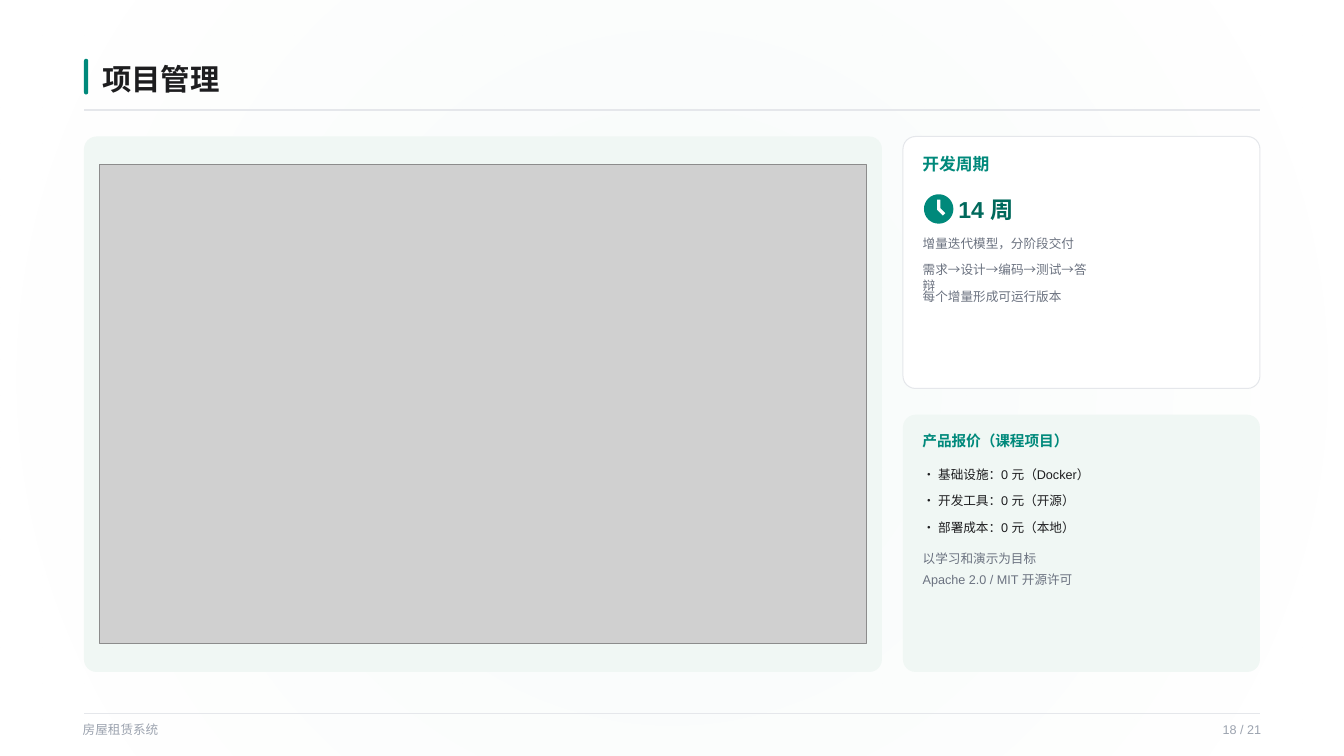
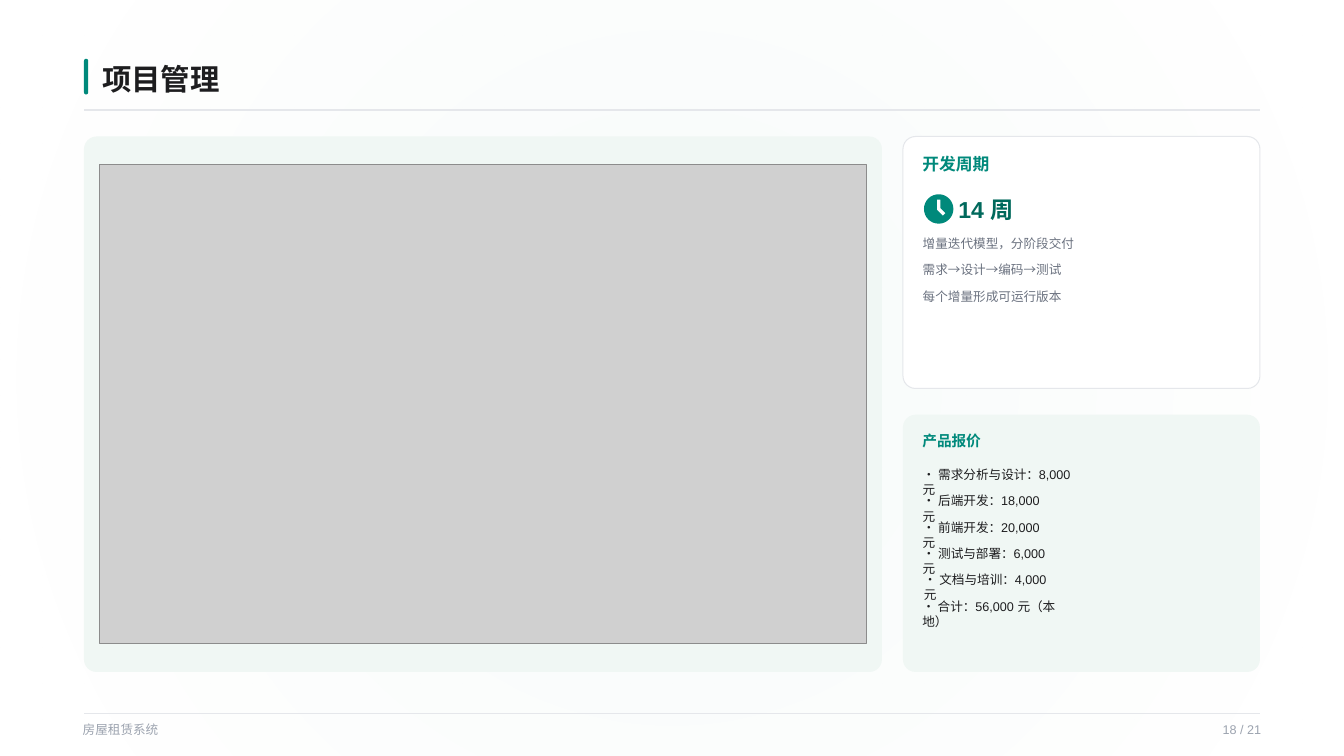
Before and after one commit to uio-123/lease, a slide deck: slide 18 of 房屋租赁系统答辩_20260610_164215.pptx. Drawn at 1344x756 pixels with LibreOffice and Linux fonts; fonts in the diff are those of the drawing; grey boxes stand for pictures. Boxes give left, top, right and bottom in pixels: in the first picture for what was removed or moved away, otherwise in the second. Text is boxed around its words. In the diff, an @@ line names an element or a change of style, - is before the commit and + after.

```diff
--- a/房屋租赁系统答辩_20260610_164215.pptx
+++ b/房屋租赁系统答辩_20260610_164215.pptx
@@ text at box(923, 263, 1062, 275): text changed @@
-需求→设计→编码→测试→答辩
+需求→设计→编码→测试
@@ text at box(922, 433, 980, 448): text changed @@
-产品报价（课程项目）
+产品报价
@@ text at box(938, 468, 1070, 481): text changed @@
-• 基础设施：0 元（Docker）
+• 需求分析与设计：8,000 元
@@ text at box(923, 494, 1040, 522): text changed @@
-• 开发工具：0 元（开源）
+• 后端开发：18,000 元
@@ text at box(923, 521, 1040, 548): text changed @@
-• 部署成本：0 元（本地）
+• 前端开发：20,000 元
@@ text removed at box(923, 552, 1037, 564) @@
-以学习和演示为目标
@@ text added at box(923, 547, 1045, 574), 9 pt, text #1D1D1F @@
+• 测试与部署：6,000 元
@@ text removed at box(923, 573, 1072, 587) @@
-Apache 2.0 / MIT 开源许可
@@ text added at box(924, 573, 1046, 600), 9 pt, text #1D1D1F @@
+• 文档与培训：4,000 元
@@ text added at box(922, 600, 1056, 627), 9 pt, text #1D1D1F @@
+• 合计：56,000 元（本地）
```
Also in this commit, not shown: 1 other slide changed.
